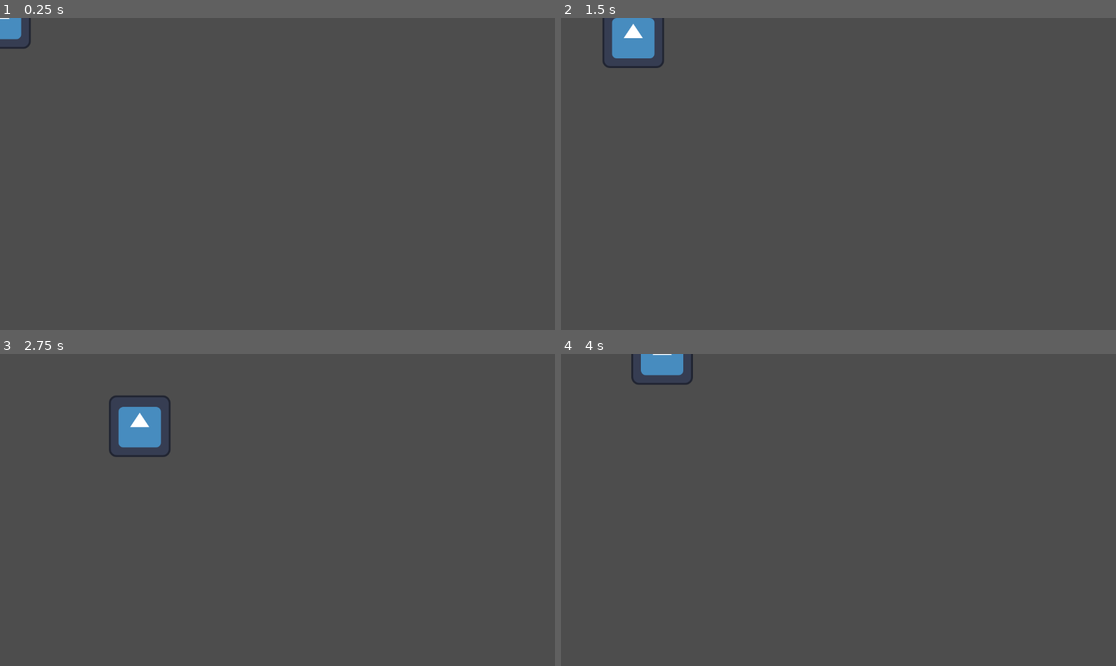
Above: before the commit, frames 1-4 (two rows, left to right).
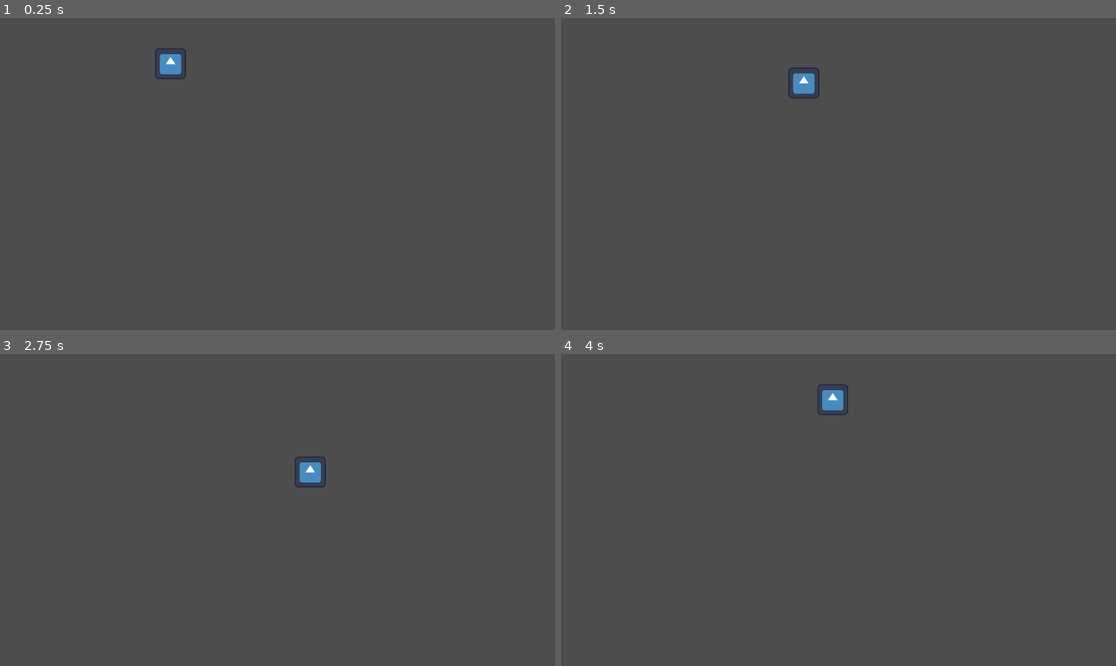
Above: after the commit, the same moments.

Repository: ToadMonarch/Game4GoodPermanent
Game: Godot game, scene res://Scenes/start.tscn
The game is run twice, just before and just after one commit, with the same random seed, the same clock (stepped at 60 frames per second) and the same inputs. The engine's default icon, where the game draws it, is replaced by a stand-in: a white triangle on a blue panel in a dark square.
Inputs (mouse positions are in pixels of both pictures, inside the frame that each line leads up to):
- Up to frame 1 (0.25 s): no input
- Up to frame 2 (1.5 s): tap Enter at 0.5 s; move the mouse to (960, 158) at 0.52 s; hold Right (ui_right) 0.53-1.28 s; click (960, 158) at 0.67 s; move the mouse to (727, 189) at 1.27 s; hold Down (ui_down) from 1.28 s (still down)
- Up to frame 3 (2.75 s): move the mouse to (333, 441) at 2.02 s; release Down (ui_down) at 2.03 s; hold Right (ui_right) from 2.03 s (still down)
- Up to frame 4 (4 s): move the mouse to (810, 572) at 2.77 s; release Right (ui_right) at 2.78 s; hold Up (ui_up) 2.78-3.53 s; click (810, 572) at 2.92 s; move the mouse to (1005, 556) at 3.52 s; hold Left (ui_left) from 3.53 s (still down)

The runs differ from the first frame. In frame 1, 0.7% of the frame differs, in the area x 0-34%, y 0-20%; in frame 2, 1.5%; in frame 3, 1.6%, in the area x 19-59%, y 13-43%; in frame 4, 1.0%.

Commit message:
Character Scale Adjustments

Diff:
--- a/game-4-good-rpg/Scenes/start.tscn
+++ b/game-4-good-rpg/Scenes/start.tscn
@@ -5,3 +5,5 @@
 [node name="Start" type="Node2D" unique_id=1268696800]
 
 [node name="CharacterBody2D" parent="." unique_id=1301413091 instance=ExtResource("1_3bxa3")]
+position = Vector2(354, 95)
+scale = Vector2(0.5, 0.5)
